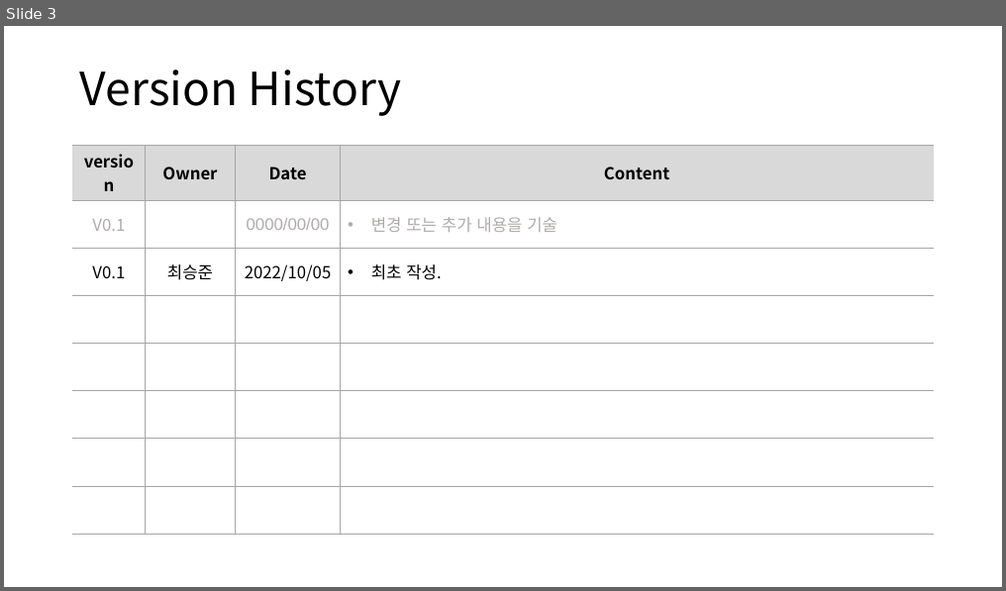
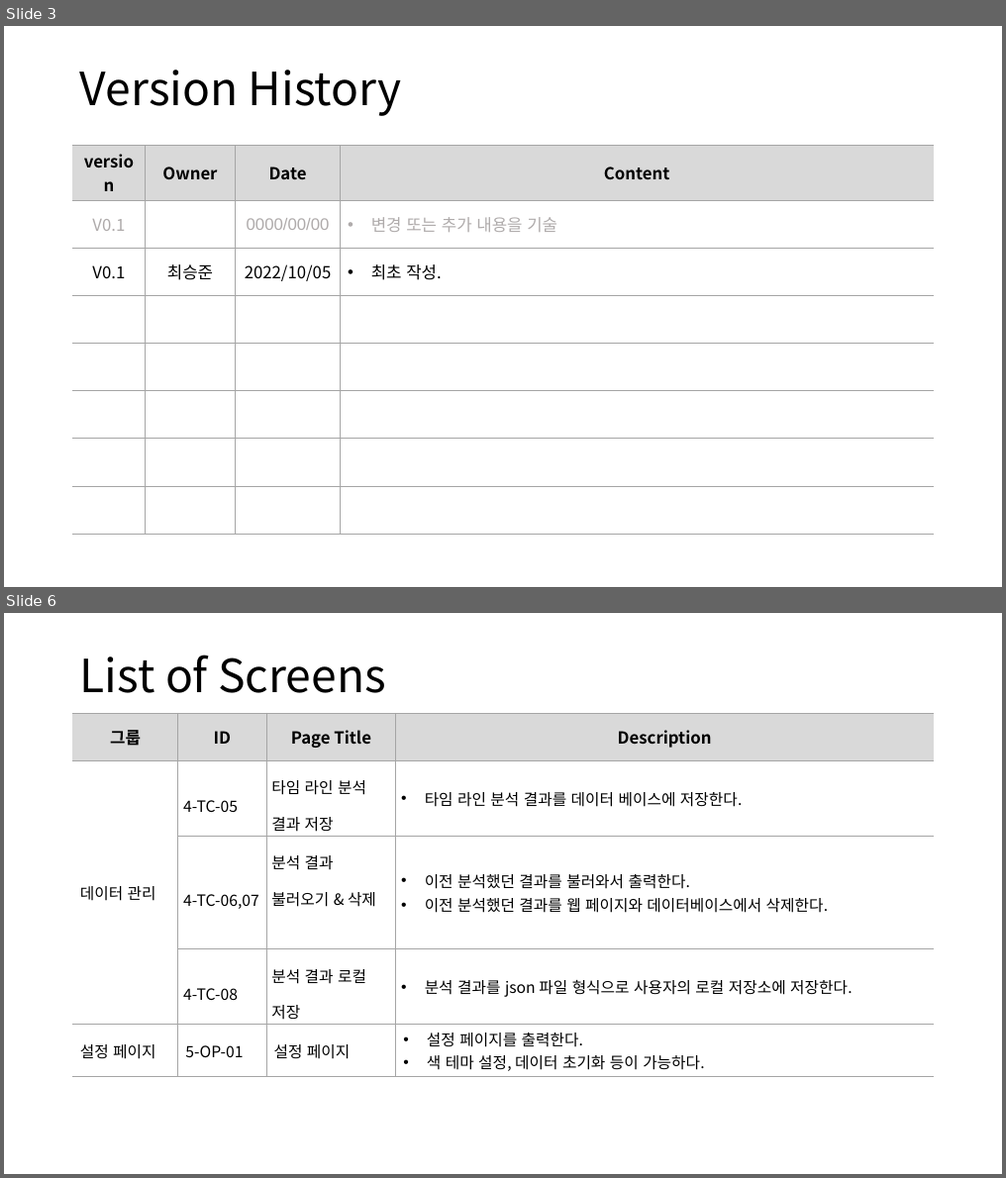
Before and after one commit to tmdwns9630/CCTV_Checker, a slide deck: SRS/V10.1_화면설계서_CCTVChecker_최승준.pptx. Shown one above the other, each under a label of ours: slide 3 before the commit, slides 3 and 6 after it; the slides between them are not shown. The pictures are 1006x591 and 1006x1178 pixels, drawn with LibreOffice and Linux fonts; fonts in the diff are those of the drawing. Boxes give left, top, right and bottom in pixels: in the first picture for what was removed or moved away, otherwise in the second. Text is boxed around its words. In the diff, an @@ line names an element or a change of style, - is before the commit and + after.

```diff
--- a/SRS/V10.1_화면설계서_CCTVChecker_최승준.pptx
+++ b/SRS/V10.1_화면설계서_CCTVChecker_최승준.pptx
@@ slide 6 added at (4, 613, 1002, 1174), background #FFFFFF @@
@@ title added at (80, 655, 386, 693), 44 pt, text #000000 @@
+List of Screens
@@ table added at (73, 713, 934, 1075), 5 rows, 4 columns @@
+그룹 | ID | Page Title | Description
+데이터 관리 | 4-TC-05 | 타임 라인 분석 결과 저장 | 타임 라인 분석 결과를 데이터 베이스에 저장한다.
+ | 4-TC-06,07 | 분석 결과 불러오기 & 삭제 | 이전 분석했던 결과를 불러와서 출력한다. / 이전 분석했던 결과를 웹 페이지와 데이터베이스에서 삭제한다.
+ | 4-TC-08 | 분석 결과 로컬 저장 | 분석 결과를 json 파일 형식으로 사용자의 로컬 저장소에 저장한다.
+설정 페이지 | 5-OP-01 | 설정 페이지 | 설정 페이지를 출력한다. / 색 테마 설정, 데이터 초기화 등이 가능하다.
```
Also in this commit, not shown: 4 slides changed, 4 other slides added, 1 other file.
